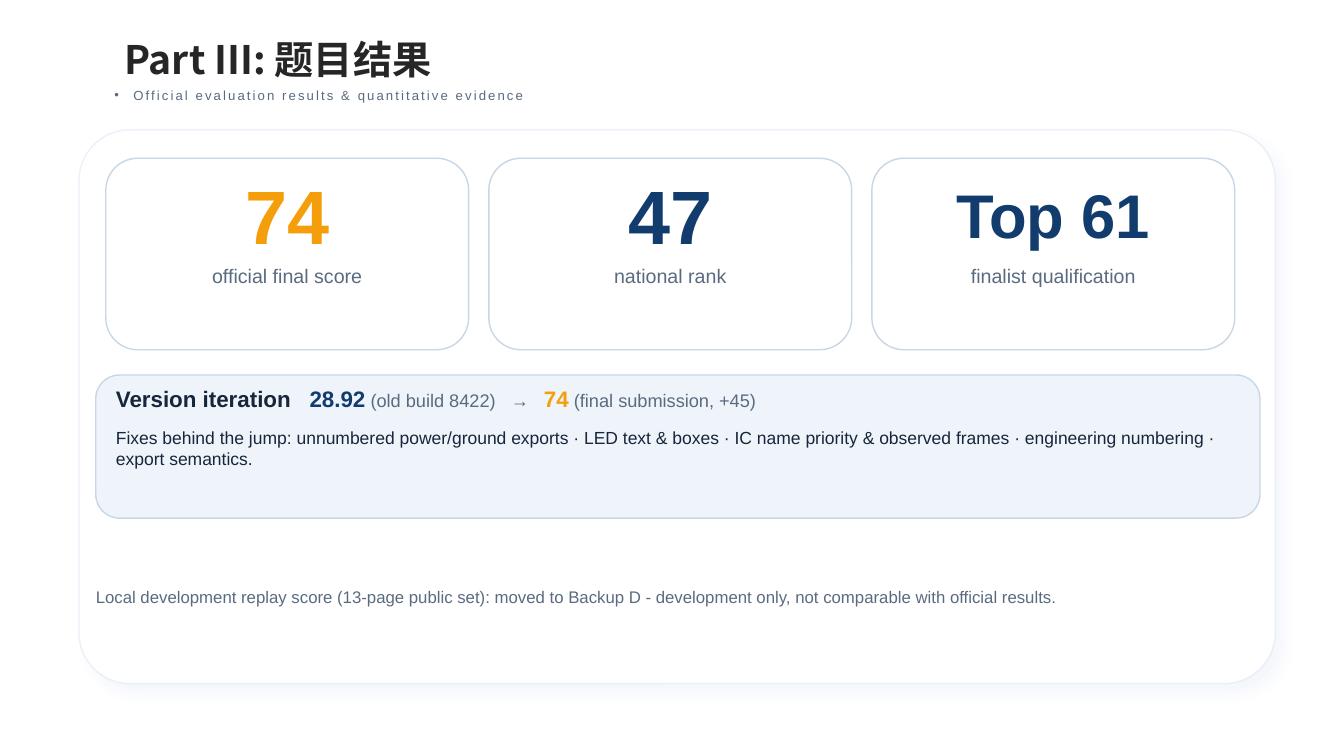
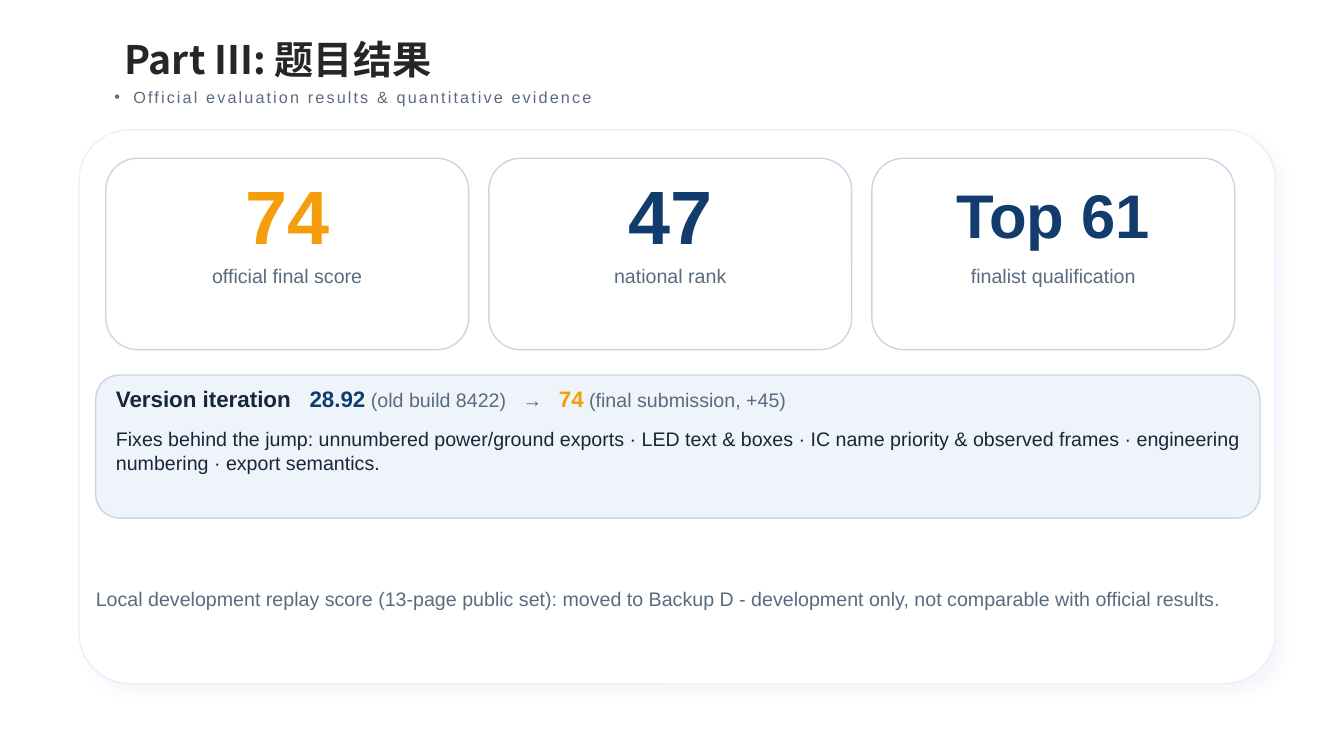
Before and after one commit to zc-cc1/pcb-schematic-parser, a slide deck: slide 9 of docs/eda_final_defense/slides/EDA精英挑战赛_决赛答辩_官方模板版.pptx. Drawn at 1344x756 pixels with LibreOffice and Linux fonts; fonts in the diff are those of the drawing; background and template pictures are left out. Boxes give left, top, right and bottom in pixels: in the first picture for what was removed or moved away, otherwise in the second. Text is boxed around its words. In the diff, an @@ line names an element or a change of style, - is before the commit and + after.

```diff
--- a/docs/eda_final_defense/slides/EDA精英挑战赛_决赛答辩_官方模板版.pptx
+++ b/docs/eda_final_defense/slides/EDA精英挑战赛_决赛答辩_官方模板版.pptx
@@ text "Official evaluation results & quantitative ..." at (133,91,592,107): size 9.4 to 11.6 pt @@
@@ text "Version iteration 28.92 (old build ..." at (116,390,786,411): size 13 to 14 pt in "(old build 8422) → (final submission, +45)" @@
@@ text "Fixes behind the jump: unnumbered ..." at (116,431,1240,474): size 12.5 to 14 pt @@
@@ text "Local development replay score (13-page ..." at (96,592,1219,610): size 12 to 14 pt @@
```
Also in this commit, not shown: 14 other slides changed, 37 other files.
